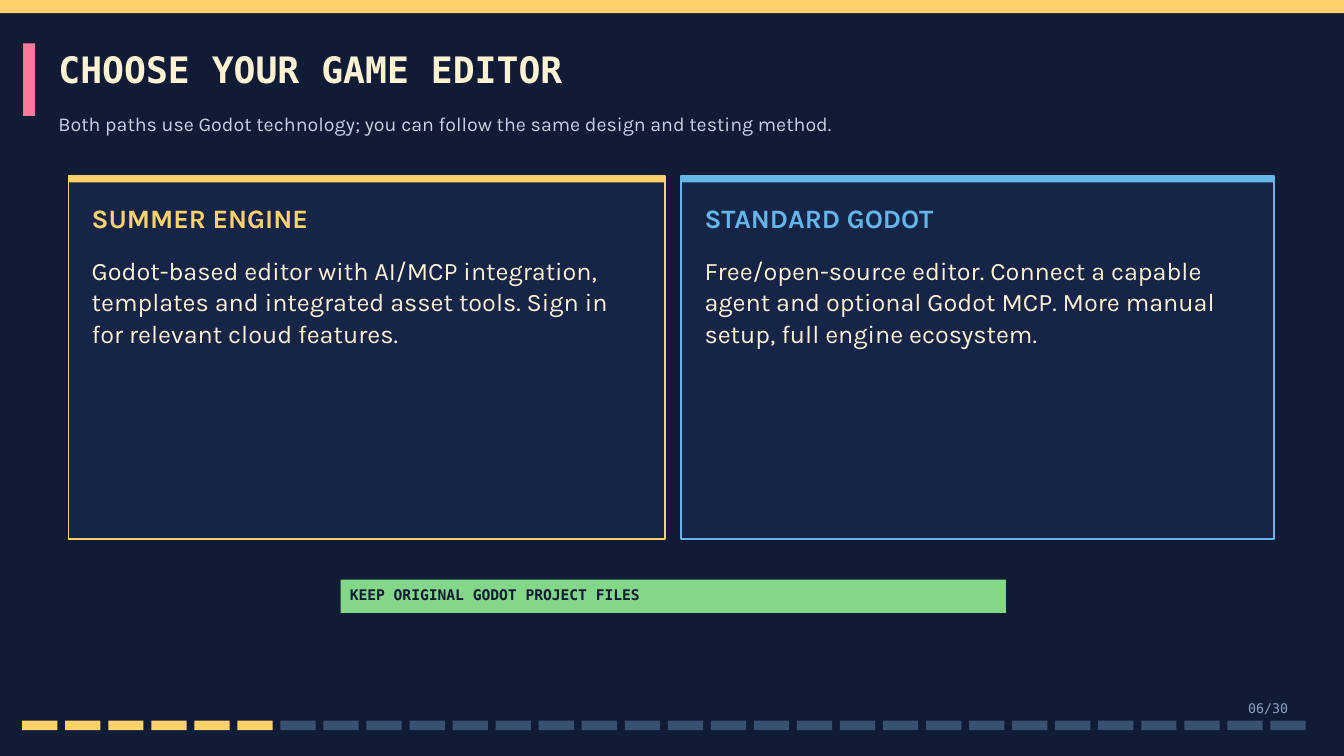
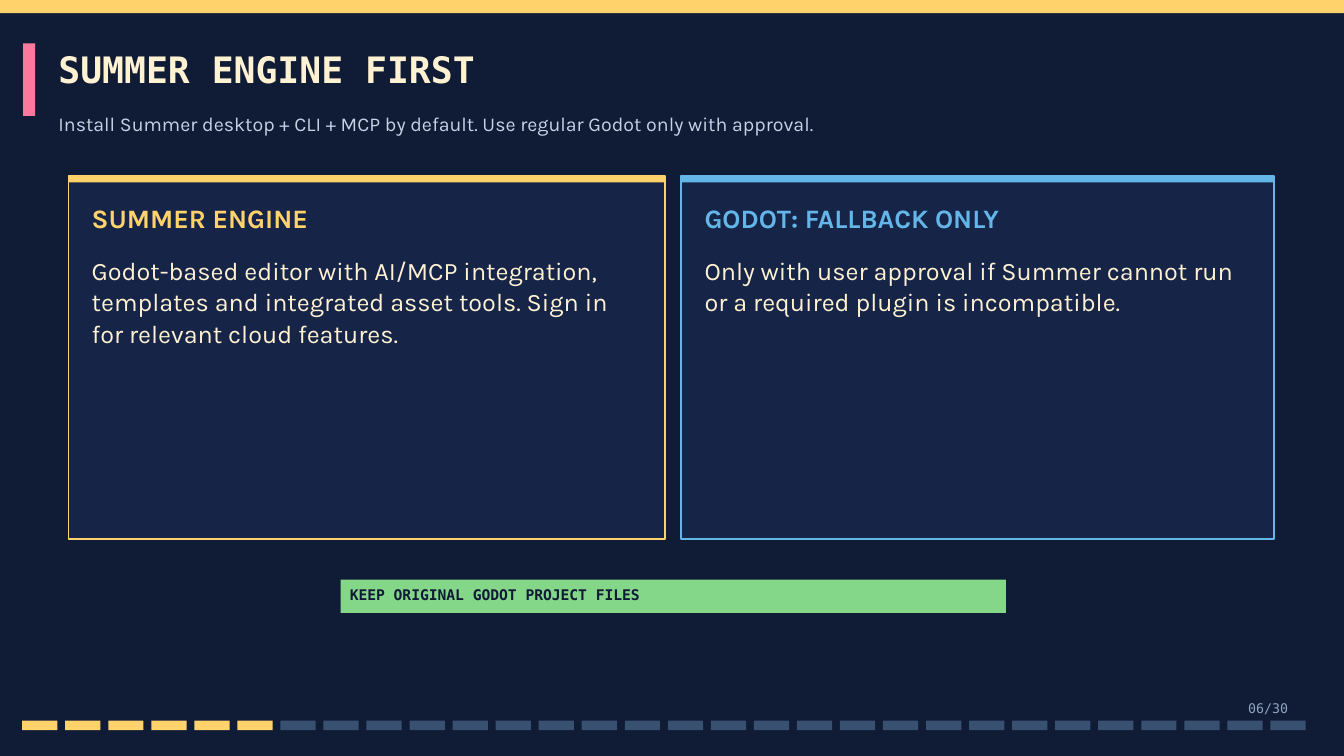
Before and after one commit to coursearchiver/AI_GameDev_Mastery, a slide deck: slide 6 of GBA_Vibe_Coding_Workshop.pptx. Drawn at 1344x756 pixels with LibreOffice and Linux fonts; fonts in the diff are those of the drawing. Boxes give left, top, right and bottom in pixels: in the first picture for what was removed or moved away, otherwise in the second. Text is boxed around its words. In the diff, an @@ line names an element or a change of style, - is before the commit and + after.

Commit message:
Require verified Summer Engine setup by default
Update the workshop guide, master prompt, README, and slides to make Summer Engine desktop, CLI, and MCP the required default. Add setup verification steps and require explicit approval before switching to standard Godot.

```diff
--- a/GBA_Vibe_Coding_Workshop.pptx
+++ b/GBA_Vibe_Coding_Workshop.pptx
@@ text at [58,56,475,84]: text changed @@
-CHOOSE YOUR GAME EDITOR
+SUMMER ENGINE FIRST
@@ text at [58,117,813,136]: text changed @@
-Both paths use Godot technology; you can follow the same design and testing method.
+Install Summer desktop + CLI + MCP by default. Use regular Godot only with approval.
@@ text at [705,210,999,229]: text changed @@
-STANDARD GODOT
+GODOT: FALLBACK ONLY
@@ text at [705,262,1233,317]: text changed @@
-Free/open-source editor. Connect a capable agent and optional Godot MCP. More manual setup, full engine ecosystem.
+Only with user approval if Summer cannot run or a required plugin is incompatible.
```
Also in this commit, not shown: 1 other slide changed, 3 other files.
